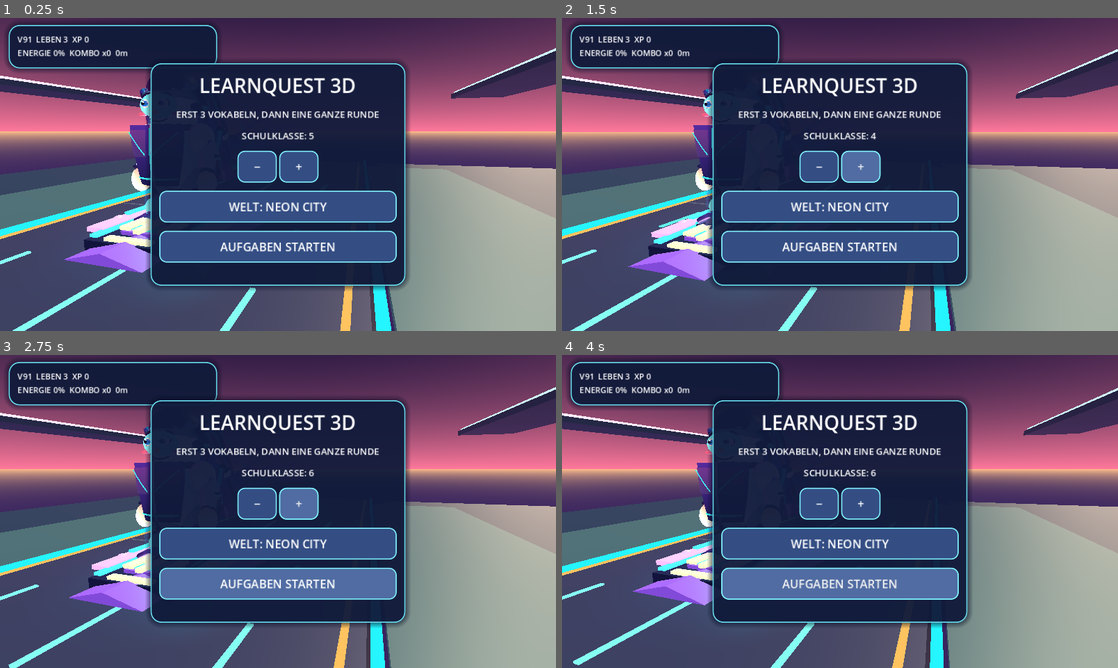
Above: before the commit, frames 1-4 (two rows, left to right).
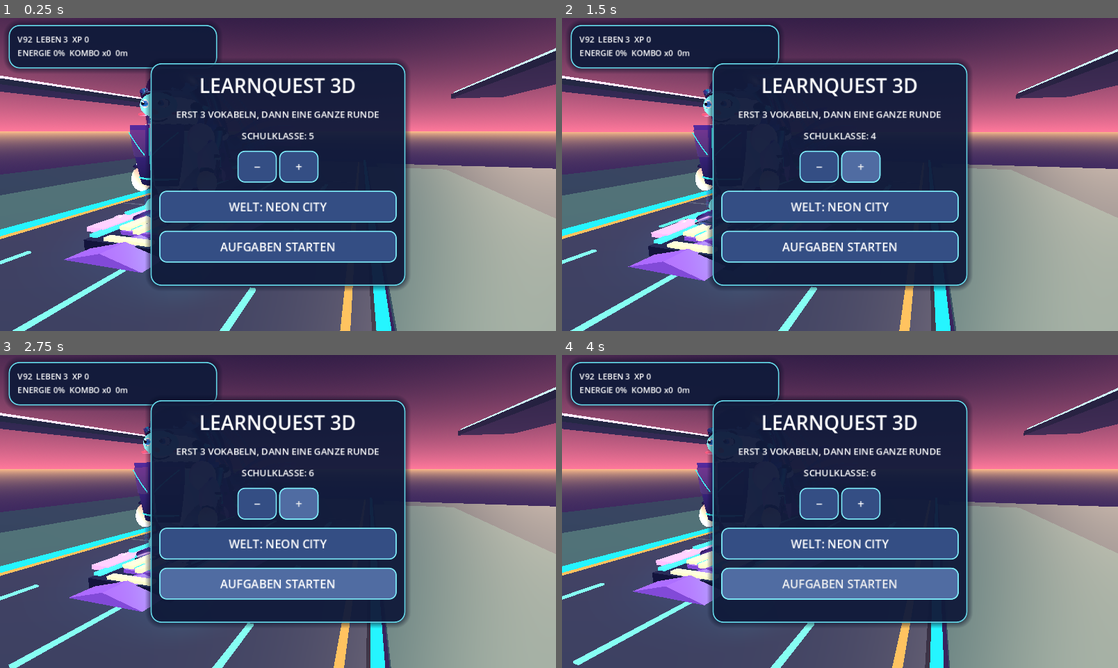
Above: after the commit, the same moments.

Repository: mtothek0703/learnquest-unity-web
Game: Godot game, scene res://main.tscn
The game is run twice, just before and just after one commit, with the same random seed, the same clock (stepped at 60 frames per second) and the same inputs.
Inputs (mouse positions are in pixels of both pictures, inside the frame that each line leads up to):
- Up to frame 1 (0.25 s): no input
- Up to frame 2 (1.5 s): click "−" at 0.5 s; move the mouse to (962, 158) at 1.27 s; hold Right from 1.28 s (still down); hold Q from 1.28 s (still down); click (962, 158) at 1.42 s
- Up to frame 3 (2.75 s): tap Space at 1.52, 1.82 s; release Right at 2 s; release Q at 2 s; drag from (166, 527) to (250, 574) at 2.02 s
- Up to frame 4 (4 s): move the mouse to (895, 442) at 2.77 s; hold Right 2.78-3.5 s; hold R 2.78-3.5 s; drag from (812, 574) to (673, 464) at 3.52 s

The runs differ from the first frame. In frame 1, less than 0.1% of the frame differs, in the area x 5-28%, y 5-66%; in frame 2, less than 0.1%, in the area x 5-28%, y 5-67%; in frame 3, less than 0.1%; in frame 4, less than 0.1%.

Commit message:
Skyway V92: articulated shaded rider knees and moving hover boots
* feat(godot): V92 articulated shaded knees and moving boots

* feat(godot): attach articulated knees to both existing rider legs

* test(godot): verify V92 knee geometry, boot motion and touch-safe collisions

* chore(godot): prepare immutable Skyway V92 version and release checks

* chore(godot): prepare immutable Skyway V92 version and release checks

* chore(godot): prepare immutable Skyway V92 version and release checks

Diff:
--- a/godot/rider_character.gd
+++ b/godot/rider_character.gd
@@ -369,6 +369,7 @@
         var shape := CapsuleMesh.new()
         shape.radius = 0.17
         shape.height = 0.55
+        shin.name = "LegacyShin"
         shin.mesh = shape
         shin.material_override = boots
         shin.position = Vector3(0.0, -0.23, 0.02)
@@ -376,6 +377,7 @@
         var light_band := MeshInstance3D.new()
         var band := BoxMesh.new()
         band.size = Vector3(0.30, 0.07, 0.23)
+        light_band.name = "LegacyAnkleBand"
         light_band.mesh = band
         light_band.material_override = glow
         light_band.position = Vector3(0.0, -0.39, 0.18)
@@ -389,6 +391,12 @@
         var leg_armor := preload("res://rider_leg_armor.gd").new() as Node3D
         leg_armor.name = "SculptedRiderLeg"
         pivot.add_child(leg_armor)
+        # V92: the existing boot and shin now follow a second, articulated
+        # knee joint, with shaded geometry and luminous moving knee rings.
+        var knee := preload("res://rider_knee_kinematics.gd").new() as Node3D
+        knee.name = "AnimatedKneeKinematics"
+        knee.set("side_sign", direction)
+        pivot.add_child(knee)
         balance_legs.append(pivot)
 
 func _add_face_details(model: Node3D) -> void:
--- /dev/null
+++ b/godot/rider_knee_kinematics.gd
@@ -0,0 +1,152 @@
+extends Node3D
+## Skyway V92: independent knee and ankle posing on both rider legs.
+## The original sculpted boots, knee guards and hoverboard remain in place;
+## only visual nodes move. No collisions, touch controls or physics changes.
+@export var side_sign: float = 1.0
+
+const SHIN_ROWS := 16
+const SHIN_SIDES := 20
+var elapsed: float = 0.0
+var knee_joint: Node3D
+var hover_boot: Node3D
+var glow_material: StandardMaterial3D
+
+func _ready() -> void:
+    hover_boot = get_parent().get_node_or_null("SculptedHoverBoot") as Node3D
+    _build_knee()
+    # The existing shin and light band now follow the actual lower-leg hinge,
+    # rather than remaining rigidly attached to the thigh.
+    var old_shin := get_parent().get_node_or_null("LegacyShin") as MeshInstance3D
+    if old_shin != null:
+        old_shin.reparent(knee_joint, false)
+        old_shin.position = Vector3(0.0, 0.10, 0.0)
+    var ankle_light := get_parent().get_node_or_null("LegacyAnkleBand") as MeshInstance3D
+    if ankle_light != null:
+        ankle_light.reparent(knee_joint, false)
+        ankle_light.position = Vector3(0.0, -0.06, 0.16)
+
+func _process(delta: float) -> void:
+    if knee_joint == null or hover_boot == null:
+        return
+    elapsed += delta
+    var rider := get_parent().get_parent().get_parent() as Node3D
+    if rider == null:
+        return
+    var steering := clampf(float(rider.get("lean")), -1.0, 1.0)
+    var turbo := bool(rider.get("boosting"))
+    var air := clampf(rider.position.y / 1.25, 0.0, 1.0)
+    # Two independent lower-leg hinges respond to acceleration, cornering and
+    # airtime. The opposite roll makes a deliberate, readable balance stance.
+    var bend := 0.06 + (0.21 if turbo else 0.0) + 0.53 * air + absf(steering) * 0.12
+    bend += sin(elapsed * (8.0 if turbo else 3.1) + side_sign) * 0.016
+    var bank := side_sign * (0.04 + 0.17 * air) - steering * 0.17
+    var weight := minf(1.0, delta * 9.0)
+    knee_joint.rotation.x = lerpf(knee_joint.rotation.x, bend, weight)
+    knee_joint.rotation.z = lerpf(knee_joint.rotation.z, bank, weight)
+    # Preserve the original boot's parent path (its glow script relies on it).
+    # The ankle follows the knee's actual hinge position, not just a rotation
+    # around the boot's own center.
+    var ankle_offset := Vector3(0.0, -0.16, -0.10)
+    hover_boot.position = knee_joint.position + knee_joint.basis * ankle_offset
+    hover_boot.rotation.x = knee_joint.rotation.x
+    hover_boot.rotation.z = knee_joint.rotation.z
+    if glow_material != null:
+        glow_material.emission_energy_multiplier = 1.3 + (0.8 if turbo else 0.15) * (0.65 + 0.35 * sin(elapsed * 7.0))
+
+func _fabric() -> StandardMaterial3D:
+    var mat := StandardMaterial3D.new()
+    mat.albedo_color = Color.WHITE
+    mat.vertex_color_use_as_albedo = true
+    mat.metallic = 0.42
+    mat.roughness = 0.36
+    mat.cull_mode = BaseMaterial3D.CULL_DISABLED
+    return mat
+
+func _neon() -> StandardMaterial3D:
+    var mat := StandardMaterial3D.new()
+    mat.albedo_color = Color("#9beeff")
+    mat.emission_enabled = true
+    mat.emission = Color("#45cfff")
+    mat.emission_energy_multiplier = 1.3
+    mat.cull_mode = BaseMaterial3D.CULL_DISABLED
+    return mat
+
+func _build_knee() -> void:
+    var fabric := _fabric()
+    glow_material = _neon()
+    knee_joint = Node3D.new()
+    knee_joint.name = "ArticulatedKnee"
+    knee_joint.position = Vector3(0.0, -0.33, 0.02)
+    add_child(knee_joint)
+    var socket := MeshInstance3D.new()
+    socket.name = "ShadedKneeSocket"
+    var sphere := SphereMesh.new()
+    sphere.radius = 0.18
+    sphere.height = 0.29
+    sphere.radial_segments = 18
+    sphere.rings = 10
+    socket.mesh = sphere
+    socket.material_override = fabric
+    knee_joint.add_child(socket)
+    var armor := MeshInstance3D.new()
+    armor.name = "SculptedShinArmor"
+    armor.mesh = _shin_mesh()
+    armor.material_override = fabric
+    knee_joint.add_child(armor)
+    var trim := MeshInstance3D.new()
+    trim.name = "LuminousKneeRings"
+    trim.mesh = _ring_mesh()
+    trim.material_override = glow_material
+    knee_joint.add_child(trim)
+
+func _shin_point(t: float, angle: float, extra: float = 0.0) -> Vector3:
+    var radius := lerpf(0.175, 0.125, t) + 0.012 * sin(t * PI) + extra
+    return Vector3(
+        cos(angle) * radius,
+        0.06 - 0.33 * t,
+        0.025 + sin(angle) * radius * 0.88 + 0.03 * sin(t * PI)
+    )
+
+func _vertex(tool: SurfaceTool, point: Vector3, t: float) -> void:
+    var shade := Color("#242650").lerp(Color("#a66de0"), 0.24 + 0.54 * (1.0 - t))
+    tool.set_color(shade)
+    tool.add_vertex(point)
+
+func _shin_mesh() -> ArrayMesh:
+    var tool := SurfaceTool.new()
+    tool.begin(Mesh.PRIMITIVE_TRIANGLES)
+    for row in range(SHIN_ROWS):
+        var t0 := float(row) / float(SHIN_ROWS)
+        var t1 := float(row + 1) / float(SHIN_ROWS)
+        for side in range(SHIN_SIDES):
+            var a0 := TAU * float(side) / float(SHIN_SIDES)
+            var a1 := TAU * float(side + 1) / float(SHIN_SIDES)
+            _vertex(tool, _shin_point(t0, a0), t0)
+            _vertex(tool, _shin_point(t1, a0), t1)
+            _vertex(tool, _shin_point(t1, a1), t1)
+            _vertex(tool, _shin_point(t0, a0), t0)
+            _vertex(tool, _shin_point(t1, a1), t1)
+            _vertex(tool, _shin_point(t0, a1), t0)
+    tool.generate_normals()
+    return tool.commit()
+
+func _ring_mesh() -> ArrayMesh:
+    var tool := SurfaceTool.new()
+    tool.begin(Mesh.PRIMITIVE_TRIANGLES)
+    const SEGMENTS := 32
+    for band in [0.08, 0.77]:
+        for index in range(SEGMENTS):
+            var a := TAU * float(index) / float(SEGMENTS)
+            var b := TAU * float(index + 1) / float(SEGMENTS)
+            var p00 := _shin_point(band, a, 0.014)
+            var p01 := _shin_point(band, b, 0.014)
+            var p10 := _shin_point(band + 0.055, a, 0.014)
+            var p11 := _shin_point(band + 0.055, b, 0.014)
+            tool.add_vertex(p00)
+            tool.add_vertex(p10)
+            tool.add_vertex(p11)
+            tool.add_vertex(p00)
+            tool.add_vertex(p11)
+            tool.add_vertex(p01)
+    tool.generate_normals()
+    return tool.commit()
--- a/godot/smoke_test.gd
+++ b/godot/smoke_test.gd
@@ -1484,6 +1484,59 @@
     if v91_joint.rotation.x >= v91_bent_angle - 0.45:
         _fail("V91 elbows must relax again after landing and Turbo")
         return
+    # V92: the original boots must follow genuinely articulated knee hinges,
+    # while the shaded lower-leg geometry stays collision-free.
+    var v92_left := installed_model.get_node_or_null("BalanceLeg0/AnimatedKneeKinematics") as Node3D
+    var v92_right := installed_model.get_node_or_null("BalanceLeg1/AnimatedKneeKinematics") as Node3D
+    if v92_left == null or v92_right == null:
+        _fail("V92 both rider legs need independent articulated knees")
+        return
+    var v92_joint := v92_left.get_node_or_null("ArticulatedKnee") as Node3D
+    var v92_other_joint := v92_right.get_node_or_null("ArticulatedKnee") as Node3D
+    var v92_socket := v92_left.get_node_or_null("ArticulatedKnee/ShadedKneeSocket") as MeshInstance3D
+    var v92_armor := v92_left.get_node_or_null("ArticulatedKnee/SculptedShinArmor") as MeshInstance3D
+    var v92_trim := v92_left.get_node_or_null("ArticulatedKnee/LuminousKneeRings") as MeshInstance3D
+    var v92_boot := installed_model.get_node_or_null("BalanceLeg0/SculptedHoverBoot") as Node3D
+    if v92_joint == null or v92_other_joint == null or v92_socket == null or v92_armor == null or v92_trim == null or v92_boot == null:
+        _fail("V92 shaded knee sockets, curved shin armor, glowing rings or existing boot missing")
+        return
+    if v92_joint.get_node_or_null("LegacyShin") == null or v92_joint.get_node_or_null("LegacyAnkleBand") == null:
+        _fail("V92 original shin and ankle lights must follow the new knee hinge")
+        return
+    if not (v92_armor.mesh is ArrayMesh) or (v92_armor.mesh as ArrayMesh).surface_get_array_len(0) < 1600:
+        _fail("V92 knee armor must be a detailed curved 3D mesh")
+        return
+    var v92_fabric := v92_armor.material_override as StandardMaterial3D
+    var v92_neon := v92_trim.material_override as StandardMaterial3D
+    if v92_fabric == null or not v92_fabric.vertex_color_use_as_albedo or v92_fabric.shading_mode == BaseMaterial3D.SHADING_MODE_UNSHADED:
+        _fail("V92 knee armor must use real shaded vertex colors")
+        return
+    if v92_neon == null or not v92_neon.emission_enabled:
+        _fail("V92 knee rings must glow")
+        return
+    if v92_left.find_children("*", "CollisionObject3D", true, false).size() != 0 or v92_right.find_children("*", "CollisionObject3D", true, false).size() != 0:
+        _fail("V92 articulated knees must not add collision objects")
+        return
+    var v92_rest_boot: Vector3 = v92_boot.position
+    rider.set("lean", 0.8)
+    rider.set("boosting", true)
+    rider.position.y = 1.4
+    v92_left.call("_process", 0.3)
+    v92_right.call("_process", 0.3)
+    var v92_bent: float = v92_joint.rotation.x
+    if v92_bent < 0.78 or absf(v92_joint.rotation.z - v92_other_joint.rotation.z) < 0.2:
+        _fail("V92 knees must tuck and counter-steer during Turbo jumps")
+        return
+    if v92_boot.position.distance_to(v92_rest_boot) < 0.06 or absf(v92_boot.rotation.x - v92_joint.rotation.x) > 0.001:
+        _fail("V92 sculpted boots must translate and rotate with the knee hinge")
+        return
+    rider.set("lean", 0.0)
+    rider.set("boosting", false)
+    rider.position.y = 0.0
+    v92_left.call("_process", 0.3)
+    if v92_joint.rotation.x > 0.2 or v92_boot.position.distance_to(v92_rest_boot) > 0.04:
+        _fail("V92 knees and boots must return to their grounded stance")
+        return
     # V84: a clearly visible, animated 3D silhouette in the landscape chase
     # camera, built without assets, collisions or changes to touch controls.
     var sails := installed_model.get_node_or_null("AnimatedKineticSails") as Node3D
@@ -2069,7 +2122,7 @@
     if mobile_hud == null or hud_panel == null:
         _fail("Race HUD or its panel is missing")
         return
-    if not mobile_hud.text.contains("V91") or not mobile_hud.text.contains("\n") or not mobile_hud.text.contains("KOMBO x0"):
+    if not mobile_hud.text.contains("V92") or not mobile_hud.text.contains("\n") or not mobile_hud.text.contains("KOMBO x0"):
         _fail("Phone portrait HUD must display version, stats and combo on separate lines")
         return
     if hud_panel.custom_minimum_size.x > 360.0:
@@ -2079,7 +2132,7 @@
     if controls.columns != 4:
         _fail("Desktop controls must return to one row")
         return
-    if not mobile_hud.text.contains("SKYWAY V91") or mobile_hud.text.contains("\n"):
+    if not mobile_hud.text.contains("SKYWAY V92") or mobile_hud.text.contains("\n"):
         _fail("Desktop HUD must return to its single-line layout")
         return
     game.call("_start_game")
@@ -2218,7 +2271,7 @@
     # V59: an iPhone in landscape is wider than 720px but still needs the
     # optional gesture-only mode. Simulate touch hardware in headless CI.
     game.call("_apply_mobile_layout", 844.0, 1, 390.0)
-    if not mobile_hud.text.contains("V91") or not mobile_hud.text.contains("\n"):
+    if not mobile_hud.text.contains("V92") or not mobile_hud.text.contains("\n"):
         _fail("Landscape-first phone layout must use a compact two-line HUD")
         return
     if not bool(game.get("touch_screen_mode")) or not restore.visible:
@@ -2326,7 +2379,7 @@
         _fail("Racing must transition back to the playable chase camera")
         return
     var hud := game.get("hud") as Label
-    if hud == null or not hud.text.contains("SKYWAY V91") or not hud.text.contains("KOMBO x0"):
+    if hud == null or not hud.text.contains("SKYWAY V92") or not hud.text.contains("KOMBO x0"):
         _fail("Race HUD must show the current version and starting combo")
         return
     if not bool(game.get("started")):
--- a/godot/world.gd
+++ b/godot/world.gd
@@ -8,7 +8,7 @@
 ]
 # Complete vocabulary missions first; racing is a continuous, finite level.
 const TASKS_PER_ROUND := 3
-const VERSION_LABEL := "V91"
+const VERSION_LABEL := "V92"
 const TouchGestures = preload("res://touch_gestures.gd")
 const WORLD_NAMES := ["NEON CITY", "KRISTALL-CANYON", "STERNEN-HAFEN", "AURORA-GLETSCHER"]
 const WORLD_GOALS := [800.0, 950.0, 1100.0, 1200.0]
Not shown, changed: .github/workflows/publish-unity-webgl.yml
Not shown, changed: godot/README.md
